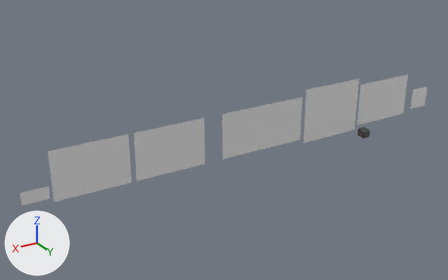
An edit to the Blender file tutorialLevelData.blend, drawn before and after from the same camera.
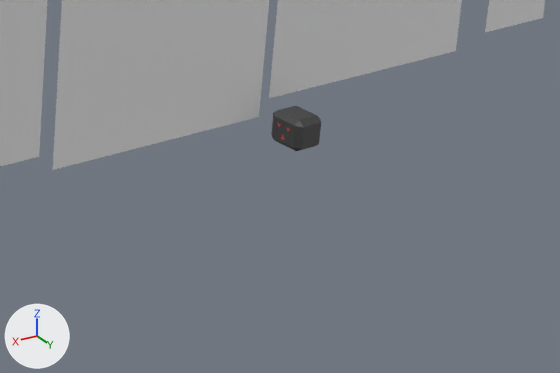
Each version is shown whole from a 50 mm camera at (28.1, 38.9, 22.8) aimed at (3.6, -1.8, 2.4), then close up on the part from 65% to 96% of the width and 36% to 69% of the height. The axes (+X, +Y, +Z) are drawn at lower left. The lights are the same throughout.

In view in the first close-up: '平面.002', '平面.003', '平面.004', '平面.006', '立方体.044'.
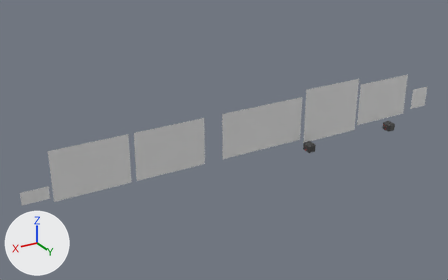
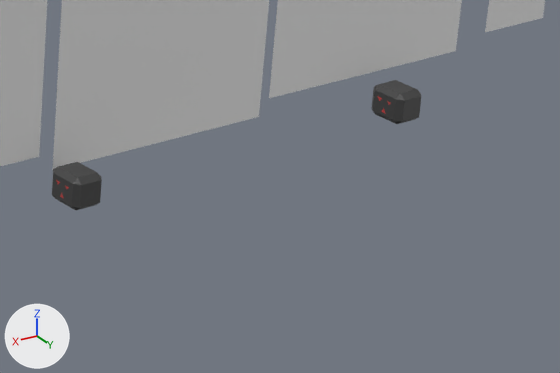
Where the change shows, as pixel boxes [x1, y1, x2, y2] in the close-ups (560 x 373 px):
'立方体.044', moved
    before: [271, 106, 321, 151]
    after: [372, 80, 421, 124]
'立方体.001', added
    after: [52, 162, 102, 210]

What the commit changed:
Picture 'Enemy.png.025' (img_enemy_png_025) is new.
Material 'マテリアル.001' (mat_マテリアル_001) is new.
Its texture is img_enemy_png_025.
Mesh me_立方体_001 is new.
It has 24 vertices, 44 faces and spans x -0.503..0.503, y -0.366..0.407, z -0.387..0.387.
It uses material mat_マテリアル_001 (picture img_enemy_png_025).
Object '立方体.044' (ob_立方体_044) moves from (-10.36, 0.0, 0.68) to (-13.49, 0.0, 0.68).
Object '立方体.001' (ob_立方体_001) is new; it shows me_立方体_001.
Its location is (-4.02, 0.0, 0.68).
Its rotation in degrees is (90, 0, 90).
